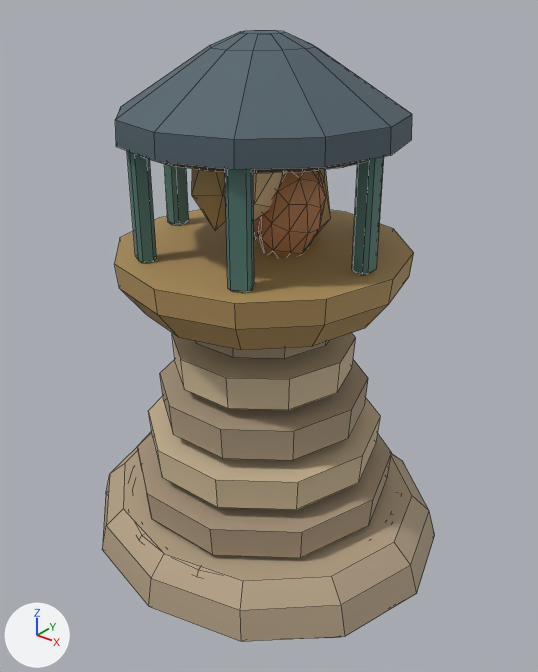
The Blender file art/blend/beacon.blend, before and after one commit.
Rendered twice from a camera (50 mm lens) standing at (1.372, -1.686, 1.854) and looking at (0.028, -0.006, 0.812). Lighting does not change. The marker at lower left points along +X, +Y and +Z. The older version comes first. Mesh edges are drawn as thin lines.

In view in the first picture: 'beacon'.
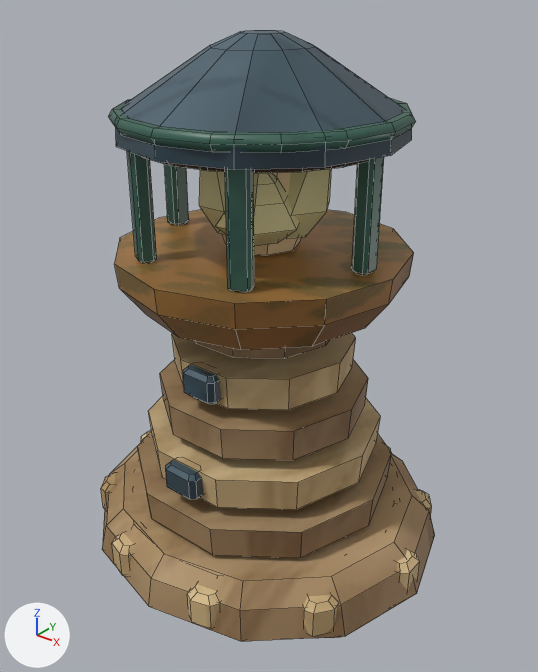
Pixel boxes (x1, y1, x2, y2) of what changed, in the pictures (538 x 672 px):
'beacon', surface changed, reshaped
    before: (102, 30, 435, 642)
    after: (101, 30, 435, 642)
part 1 of me_beacon_color_and_skin, rebuilt
    before: (258, 170, 326, 257)
    after: (287, 169, 332, 238)
part 2 of me_beacon_color_and_skin, rebuilt (not visible afterwards)
    before: (283, 169, 331, 235)
part 3 of me_beacon_color_and_skin, rebuilt
    before: (192, 169, 226, 230)
    after: (199, 170, 226, 235)
part 4 of me_beacon_color_and_skin, rebuilt
    before: (223, 172, 283, 221)
    after: (216, 173, 299, 246)
part 5 of me_beacon_color_and_skin, built on (mostly hidden)
    before: (141, 534, 201, 572)
    after: (101, 430, 432, 636)
part 6 of me_beacon_color_and_skin, built on (mostly hidden before)
    before: (254, 217, 261, 240)
    after: (108, 98, 416, 255)
part 7 of me_beacon_color_and_skin, added (blue)
    after: (183, 365, 221, 404)
part 8 of me_beacon_color_and_skin, recoloured
    both: (102, 34, 435, 642)

Edits to the bpy script that builds the scene:
```text
Add img_scumble__bristle_marks_and_worn_pigment:
    img_scumble__bristle_marks_and_worn_pigment = load_image('Scumble, bristle marks and worn pigment', '_unpacked/Scumble__bristle_marks_and_worn_pigment', 512, 256, 'sRGB')
Add img_packed_cloth_and_metal_finishes:
    img_packed_cloth_and_metal_finishes = load_image('Packed cloth and metal finishes', '_unpacked/Packed_cloth_and_metal_finishes', 8, 8, 'Non-Color')
Change mat_painted_metal_edges__textile_and_clay:
    remove # nodes: BsdfPrincipled, OutputMaterial, VertexColor
    nodes: BsdfPrincipled, Mix, OutputMaterial, SeparateColor, TexImage x2, UVMap x2, VertexColor
    uses the picture img_packed_cloth_and_metal_finishes
    uses the picture img_scumble__bristle_marks_and_worn_pigment
Change me_beacon_color_and_skin:
    used by ob_beacon; location = (0.0, 0.0, 0.0)
    remove me_beacon_color_and_skin.from_pydata(...)  # 790 vertices, 762 faces; spans x -0.63..0.63, y -0.57..0.57, z 0.0..1.71
    add me_beacon_color_and_skin.from_pydata(...)  # 1302 vertices, 1098 faces; spans x -0.63..0.63, y -0.57..0.57, z 0.0..1.71
    me_beacon_color_and_skin part 1: the loose piece of 42 vertices spanning x 0.01..0.21, y -0.09..0.09, z 1.07..1.38 is rebuilt with 30 vertices and now spans x 0.0..0.23, y -0.07..0.12, z 1.16..1.55
    me_beacon_color_and_skin part 2: the loose piece of 12 vertices spanning x -0.03..0.16, y 0.01..0.22, z 1.06..1.44 is rebuilt with 30 vertices and now spans x -0.11..0.15, y -0.01..0.21, z 1.16..1.41
    me_beacon_color_and_skin part 3: the loose piece of 12 vertices spanning x -0.15..0.01, y -0.21..-0.02, z 1.19..1.5 is rebuilt with 30 vertices and now spans x -0.16..0.04, y -0.16..0.01, z 1.16..1.55
    me_beacon_color_and_skin part 4: the loose piece of 12 vertices spanning x -0.05..0.14, y -0.19..0.02, z 1.18..1.56 is rebuilt with 30 vertices and now spans x -0.07..0.19, y -0.2..0.03, z 1.16..1.41
    me_beacon_color_and_skin part 5: 96 vertices removed from x -0.48..0.48, y -0.48..0.48, z 0.19..0.23; 400 vertices added at x -0.61..0.61, y -0.54..0.54, z 0.07..0.5
    me_beacon_color_and_skin part 6: 12 vertices removed from x -0.19..-0.01, y -0.08..0.08, z 1.12..1.51; 128 vertices added at x -0.43..0.43, y -0.43..0.43, z 1.12..1.55
    me_beacon_color_and_skin part 7: 32 vertices added at x -0.06..0.06, y -0.32..-0.24, z 0.7..0.8
    me_beacon_color_and_skin part 8: 413 kept faces spanning x -0.63..0.63, y -0.57..0.57, z 0.0..1.71 get new vertex colours
    other edits to the shape of me_beacon_color_and_skin do not show in these pictures
```
